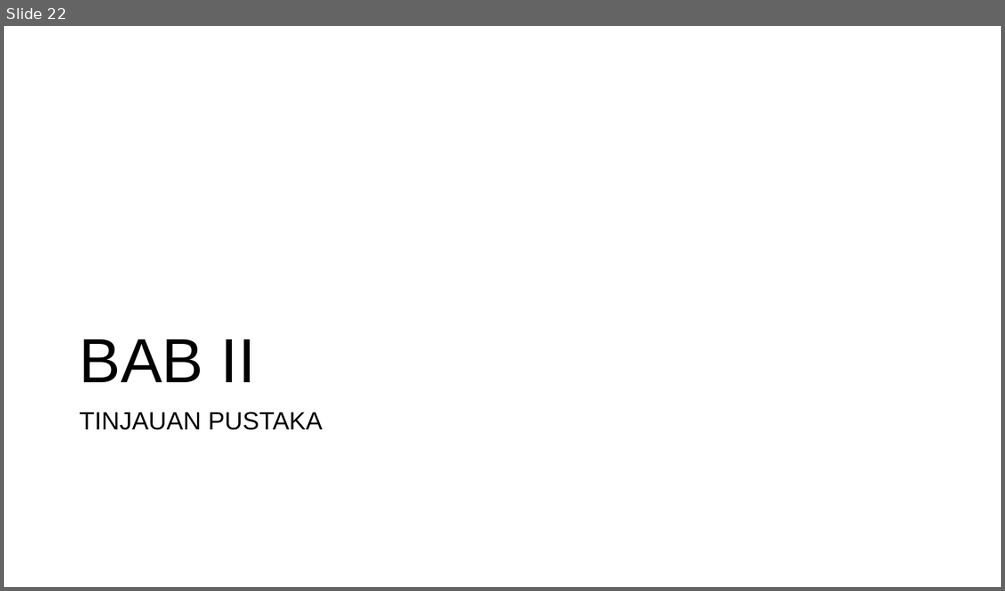
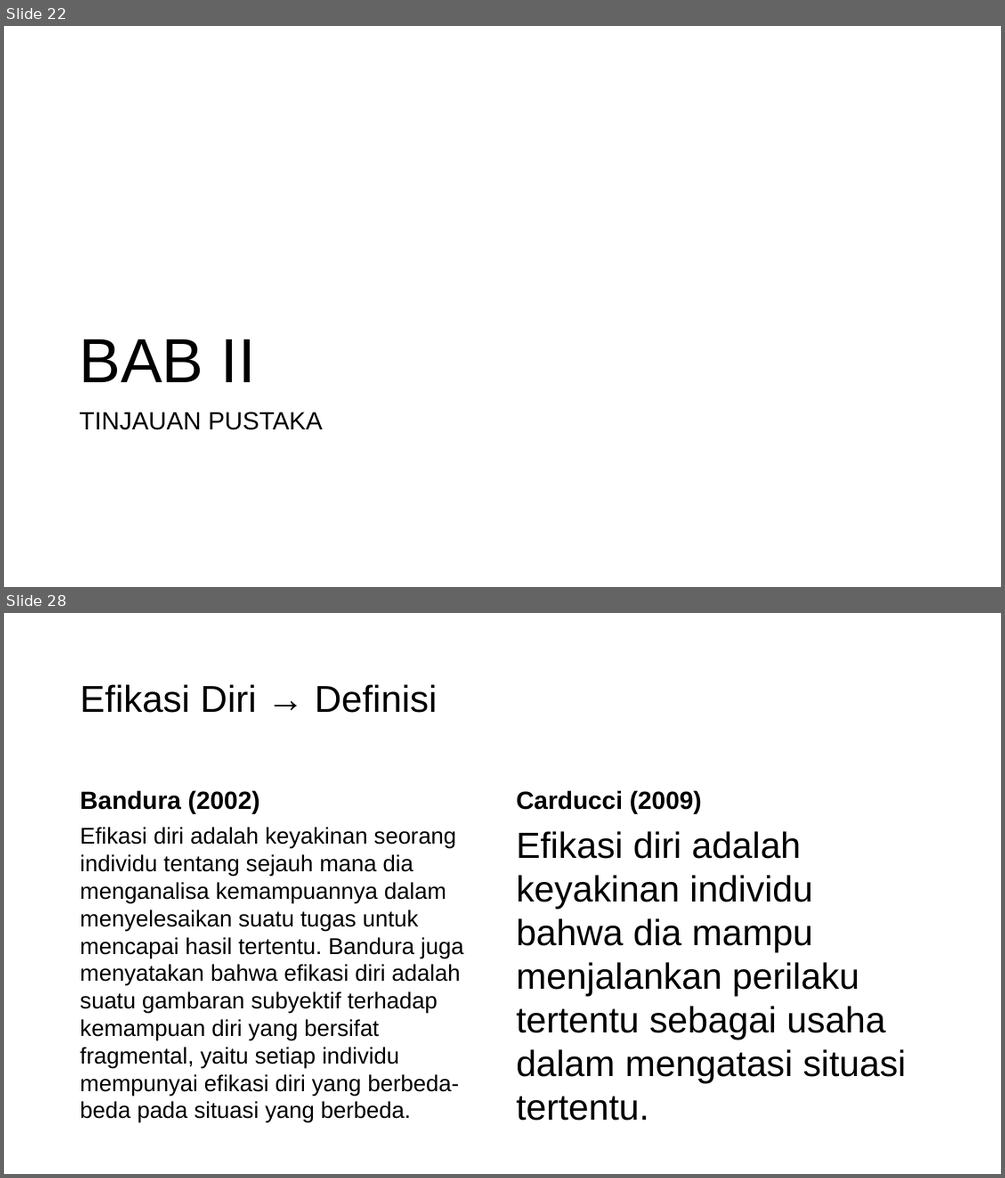
Before and after one commit to mzaini30/skripsi, a slide deck: seminar proposal.pptx. Shown one above the other, each under a label of ours: slide 22 before the commit, slides 22 and 28 after it; the slides between them are not shown. The pictures are 1005x591 and 1005x1178 pixels, drawn with LibreOffice and Linux fonts; fonts in the diff are those of the drawing; background and template pictures are left out. Boxes give left, top, right and bottom in pixels: in the first picture for what was removed or moved away, otherwise in the second. Text is boxed around its words. In the diff, an @@ line names an element or a change of style, - is before the commit and + after.

Commit message:
oke

```diff
--- a/seminar proposal.pptx
+++ b/seminar proposal.pptx
@@ slide 28 added at <box>4,613,1001,1174</box>, background picture (left out) @@
@@ title added at <box>80,684,437,713</box>, 36 pt, text #000000 @@
+Efikasi Diri → Definisi
@@ text added at <box>80,790,260,813</box>, 24 pt, text #000000, bold @@
+Bandura (2002)
@@ text added at <box>516,790,702,813</box>, 24 pt, text #000000, bold @@
+Carducci (2009)
@@ text added at <box>80,827,463,1123</box>, 22 pt, text #000000 @@
+Efikasi diri adalah keyakinan seorang individu tentang sejauh mana dia menganalisa kemampuannya dalam menyelesaikan suatu tugas untuk mencapai hasil tertentu. Bandura juga menyatakan bahwa efikasi diri adalah suatu gambaran subyektif terhadap kemampuan diri yang bersifat fragmental, yaitu setiap individu mempunyai efikasi diri yang berbeda-beda pada situasi yang berbeda.
@@ text added at <box>516,831,906,1120</box>, 35 pt, text #000000 @@
+Efikasi diri adalah keyakinan individu bahwa dia mampu menjalankan perilaku tertentu sebagai usaha dalam mengatasi situasi tertentu.
```
Also in this commit, not shown: 3 slides changed, 5 other slides added.
